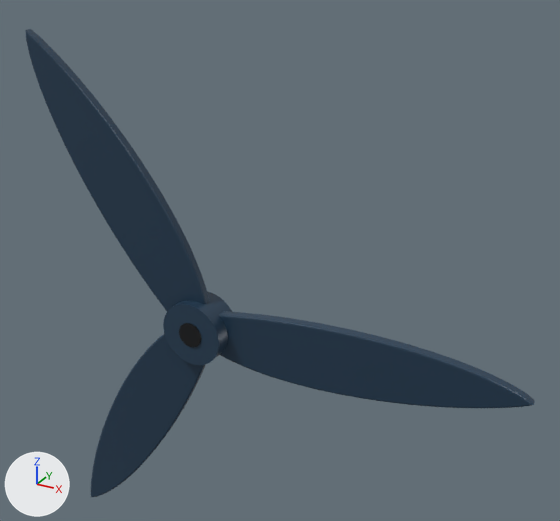
One commit to the glTF model public/reference-cad/hqprop-5x4.3x3.glb: the scene before it, then after it.
Before and after are seen from a 50 mm camera at (0.0777, -0.1092, 0.0726) aimed at (0.0139, 0.0069, 0.0146). Arrows for +X, +Y and +Z are at lower left; the lights stay in place. The picture after the commit comes second. Where no turn or scale is listed for an object, it has been applied to the vertices.

The first picture shows 'Mesh_0', 'pitch_blade_1', 'pitch_blade_2', 'pitch_blade_3' and 1 more.
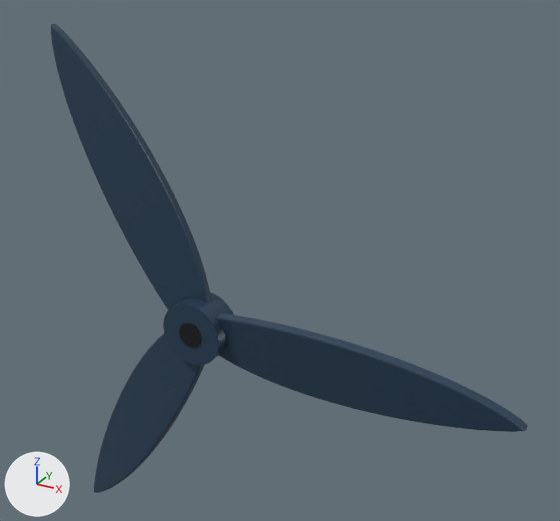
The edits, one by one:
Object 'pitch_blade_1' (ob_pitch_blade_1) turns from (2.8, -0.3, 6.9) to (6.9, 0, 0) degrees about x, y and z.
In object 'pitch_blade_2' (ob_pitch_blade_2), parent goes from ob_hqprop_hq5x4_3x3v2s_spec_model to ob_node_5.
Object 'pitch_blade_2' (ob_pitch_blade_2) turns from (-5.6, -120, 12) to (6.9, 0, 0) degrees about x, y and z.
In object 'pitch_blade_3' (ob_pitch_blade_3), parent goes from ob_hqprop_hq5x4_3x3v2s_spec_model to ob_node_7.
Object 'pitch_blade_3' (ob_pitch_blade_3) turns from (-5.7, 120, 1.9) to (6.9, 0, 0) degrees about x, y and z.
Object 'Node_7' (ob_node_7) is new.
Its parent is ob_hqprop_hq5x4_3x3v2s_spec_model.
Its location is (0.0, 0.0, 0.0).
Its rotation in degrees is (0, 120, 0).
Object 'Node_5' (ob_node_5) is new.
Its parent is ob_hqprop_hq5x4_3x3v2s_spec_model.
Its location is (0.0, 0.0, 0.0).
Its rotation in degrees is (0, -120, 0).

Boxes (x1, y1, x2, y2) around the edits, measured in the pictures (560 x 521 px):
'pitch_blade_1', turned
    before: (219, 311, 535, 408)
    after: (217, 313, 528, 432)
'pitch_blade_2', moved, turned
    before: (25, 29, 209, 311)
    after: (51, 24, 211, 310)
'pitch_blade_3', moved, turned
    before: (91, 334, 206, 497)
    after: (94, 333, 204, 493)
